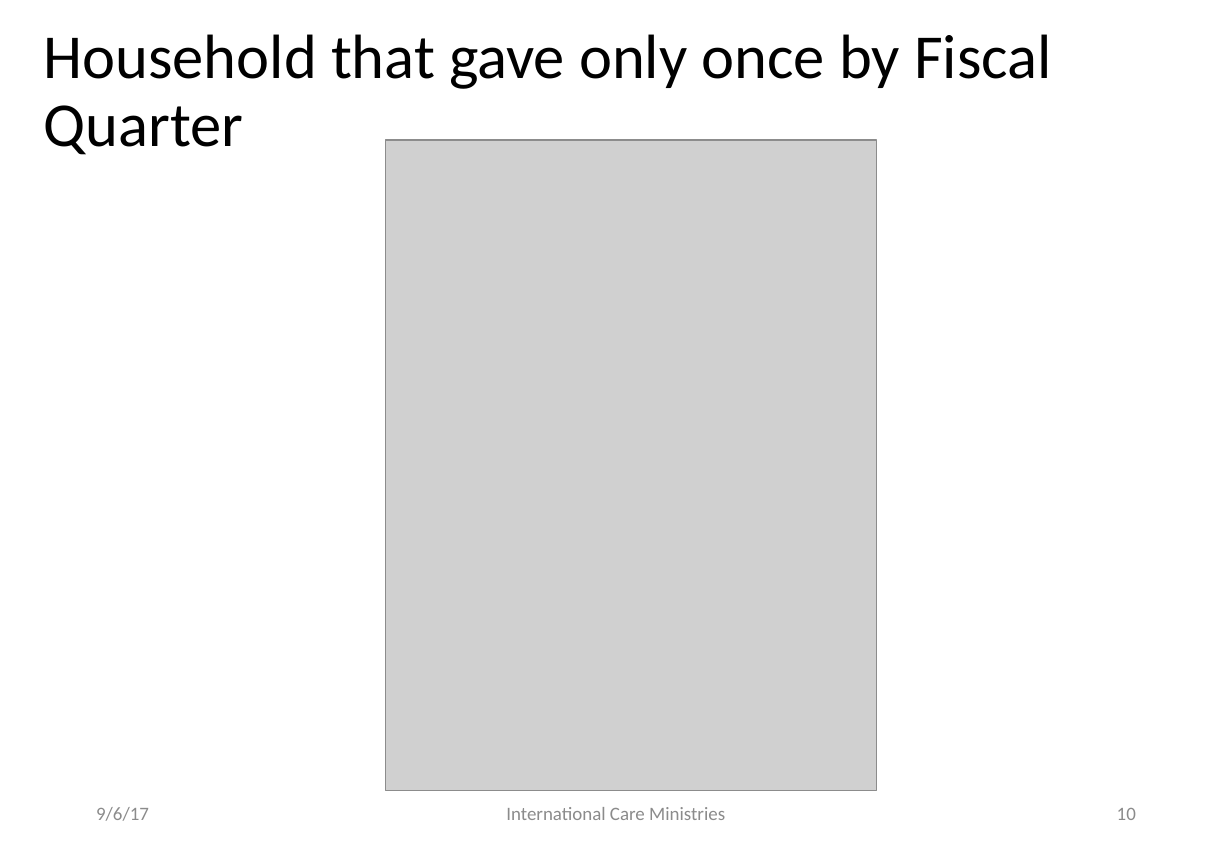
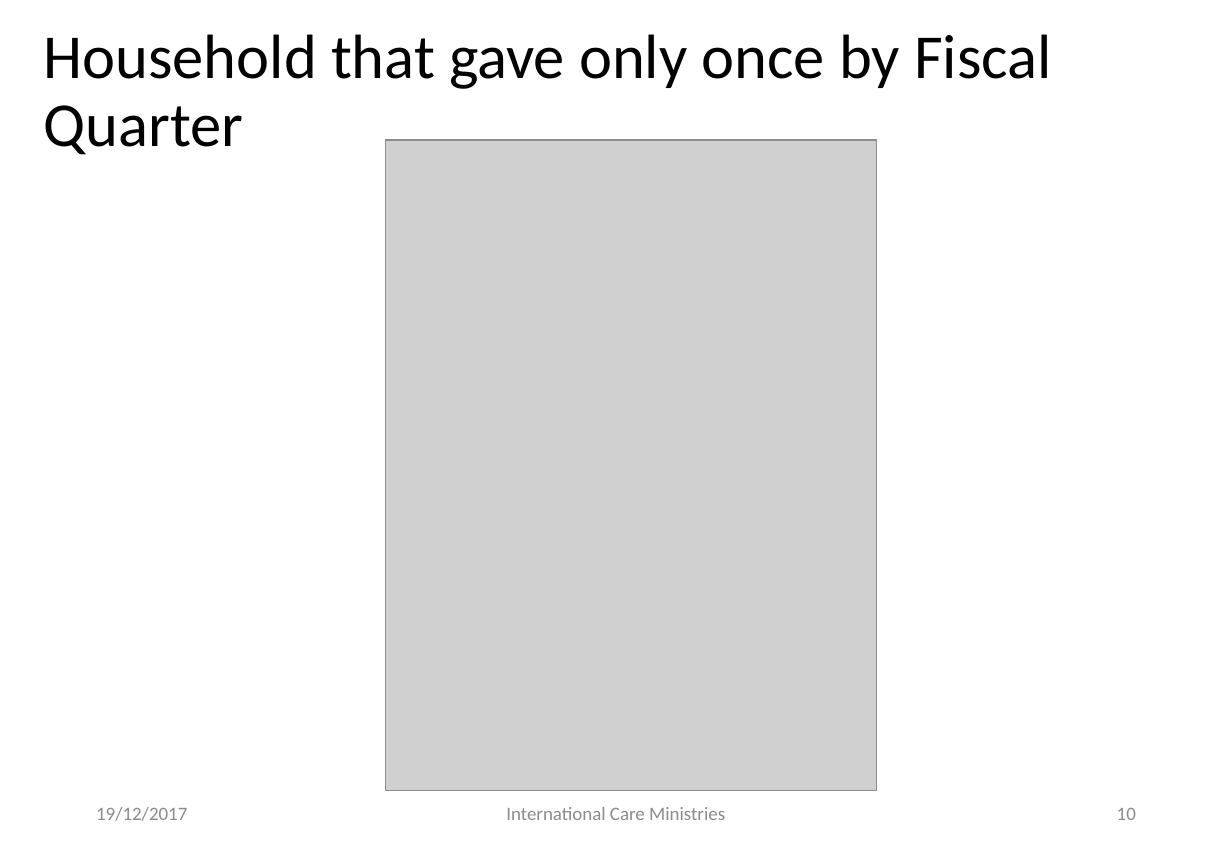
Before and after one commit to cal65/ICM, a slide deck: slide 10 of ICM Fundraising Review_Cal 20170609.pptx. Drawn at 1232x853 pixels with LibreOffice and Linux fonts; fonts in the diff are those of the drawing; grey boxes stand for pictures; background and template pictures are left out. Boxes give left, top, right and bottom in pixels: in the first picture for what was removed or moved away, otherwise in the second. Text is boxed around its words. In the diff, an @@ line names an element or a change of style, - is before the commit and + after.

```diff
--- a/ICM Fundraising Review_Cal 20170609.pptx
+++ b/ICM Fundraising Review_Cal 20170609.pptx
@@ text at box(96, 807, 187, 821): text changed @@
-9/6/17
+19/12/2017
```
Also in this commit, not shown: 9 other slides changed, 16 other files.
